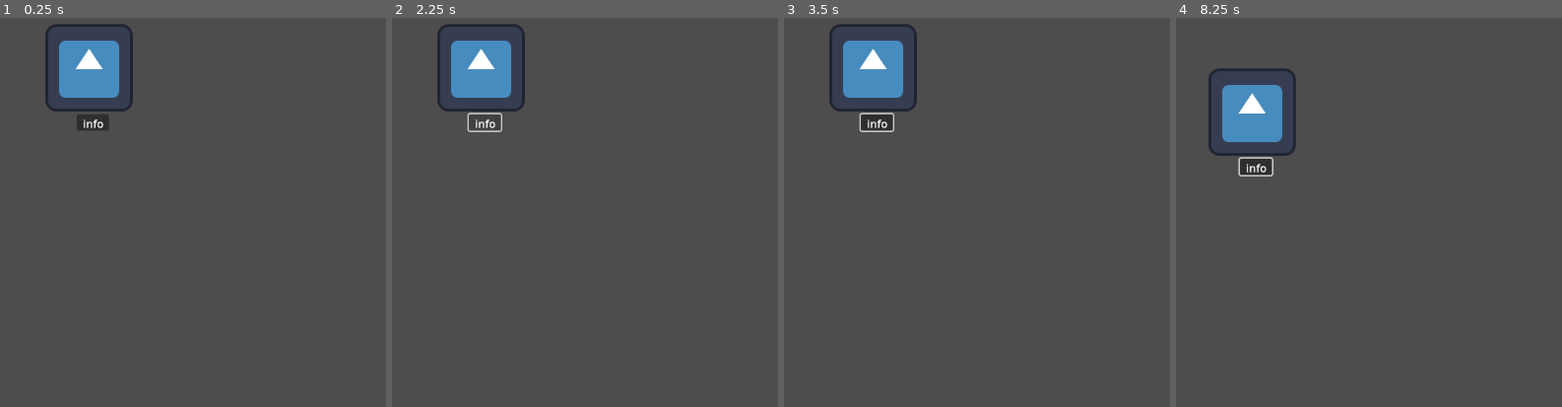
Above: before the commit, frames 1-4 (left to right).
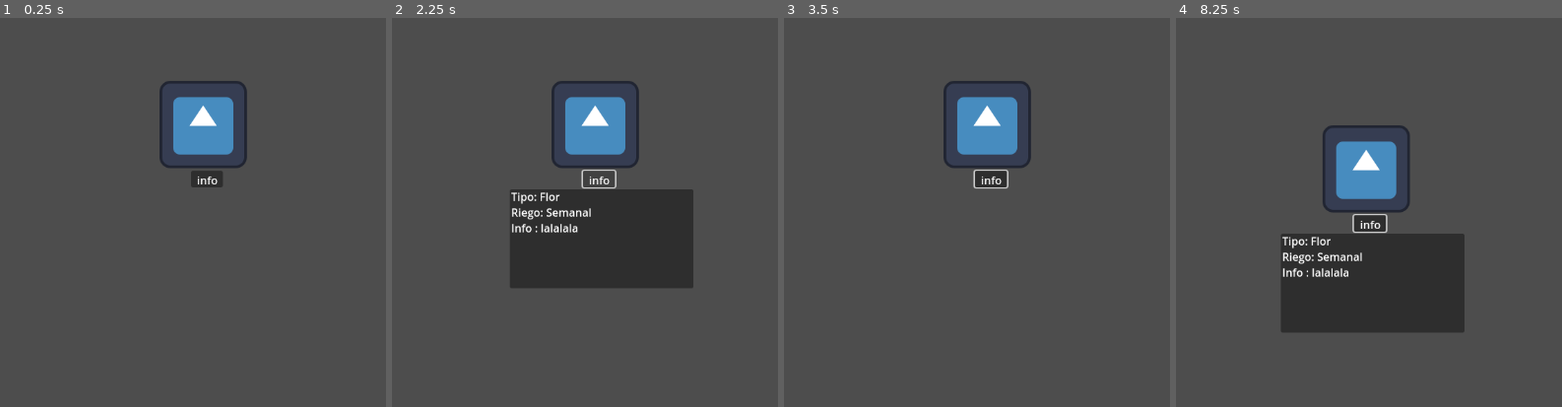
Above: after the commit, the same moments.

Repository: alicarpio/GameJam2D24
Game: Godot game, scene res://scene/plant.tscn
Same seed, same stepped clock (60 frames per second), same inputs: the game is played once before the commit and once after it. The project has no main scene, so this scene is started directly. The engine's default icon, where the game draws it, is replaced by a stand-in: a white triangle on a blue panel in a dark square.
Inputs (mouse positions are in pixels of both pictures, inside the frame that each line leads up to):
- Up to frame 1 (0.25 s): no input
- Up to frame 2 (2.25 s): click "info" at 0.5 s; click "info" at 1.25 s; click "info" at 2 s
- Up to frame 3 (3.5 s): tap Enter at 2.75 s; move the mouse to (outside the picture) at 2.77 s; click (outside the picture) at 2.92 s
- Up to frame 4 (8.25 s): tap Space at 3.5, 5, 6.5 s; drag from (1276, 208) to (1396, 274) at 3.52 s; tap Enter at 4.25, 5.75 s; move the mouse to (1511, 88) at 4.27 s; click (1511, 88) at 4.42 s; drag from (1396, 274) to (1199, 119) at 5.02 s; move the mouse to (outside the picture) at 5.77 s; click (outside the picture) at 5.92 s; drag from (1199, 119) to (1314, 76) at 6.52 s; move the mouse to (1473, 185) at 7.27 s; click (1473, 185) at 7.42 s; drag from (1314, 76) to (1276, 208) at 8.02 s

The runs differ from the first frame. In frame 1, 6.5% of the frame differs, in the area x 11-65%, y 1-44%; in frame 2, 18%; in frame 3, 6.7%; in frame 4, 19%, in the area x 8-75%, y 12-81%.

Commit message:
Corrections in button info

Diff:
--- a/Plant/Plant.gd
+++ b/Plant/Plant.gd
@@ -30,21 +30,16 @@
 			newDeltaY = touchPos.y - deltaY
 			set_position(Vector2(newDeltaX, newDeltaY))
 
-	# Detección de clic para mostrar/ocultar información
-	if event is InputEventMouseButton and event.pressed:
-		if event.button_index == MOUSE_BUTTON_RIGHT and is_inside(event.position):
-			toggle_info_panel()
 
-# Verifica si el clic está dentro del área del sprite
-func is_inside(touch_position):
-	var rect = Rect2(position - (texture.get_size() * 0.5), texture.get_size())
-	return rect.has_point(touch_position)
 
+func _on_button_pressed() -> void:
+	toggle_info_panel() # Replace with function body.
 # Función para mostrar/ocultar el panel de información
+
 func toggle_info_panel():
-	info_panel.visible = !info_panel.visible  # Alternar la visibilidad del panel
+	info_panel.visible = !info_panel.visible  # Alterna visibilidad del panel
 	if info_panel.visible:
 		info_richtext.text = "Tipo: Flor
 Riego: Semanal
 Info : lalalala
-"  # Texto de ejemplo
+"  # Texto de ejemplo # Asigna el texto de información de la planta
--- a/scene/plant.tscn
+++ b/scene/plant.tscn
@@ -6,23 +6,24 @@
 [sub_resource type="RectangleShape2D" id="RectangleShape2D_a4sdb"]
 
 [node name="Plant" type="Node2D"]
+position = Vector2(500, 239)
 
 [node name="Icon" type="Sprite2D" parent="."]
-position = Vector2(328, 151)
+position = Vector2(-5, -5)
 texture = ExtResource("1_ecwp4")
 script = ExtResource("2_t51nt")
 
 [node name="TouchScreenButton" type="TouchScreenButton" parent="Icon"]
-position = Vector2(7, 13)
+position = Vector2(1, 16)
 scale = Vector2(-9.30841, 9.08872)
 shape = SubResource("RectangleShape2D_a4sdb")
 
 [node name="Panel" type="Panel" parent="Icon"]
 visible = false
-offset_left = 2.0
-offset_top = -1.0
-offset_right = 271.0
-offset_bottom = 144.0
+offset_left = -125.0
+offset_top = 95.0
+offset_right = 144.0
+offset_bottom = 240.0
 
 [node name="RichTextLabel" type="RichTextLabel" parent="Icon/Panel"]
 layout_mode = 0
@@ -47,3 +48,4 @@
 
 [connection signal="pressed" from="Icon/TouchScreenButton" to="Icon" method="_on_touch_screen_button_pressed"]
 [connection signal="released" from="Icon/TouchScreenButton" to="Icon" method="_on_touch_screen_button_released"]
+[connection signal="pressed" from="Icon/Button" to="Icon" method="_on_button_pressed"]
